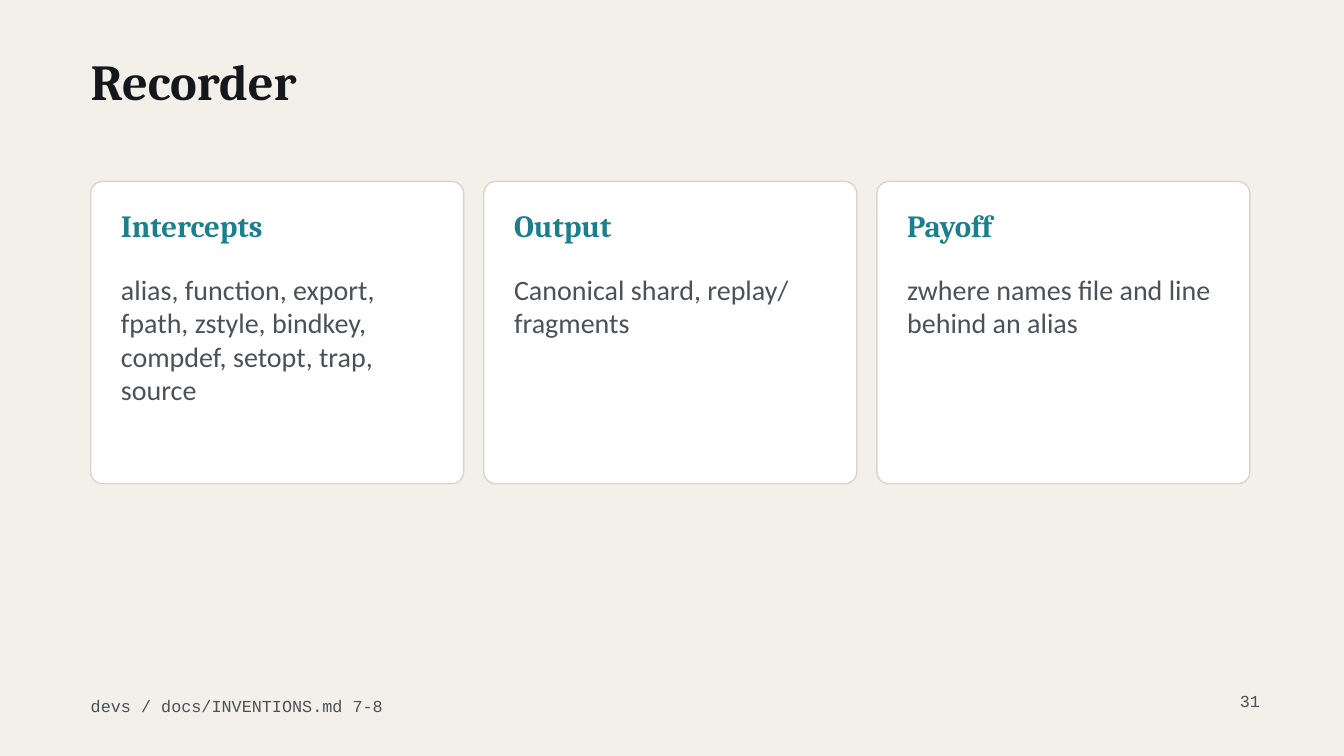
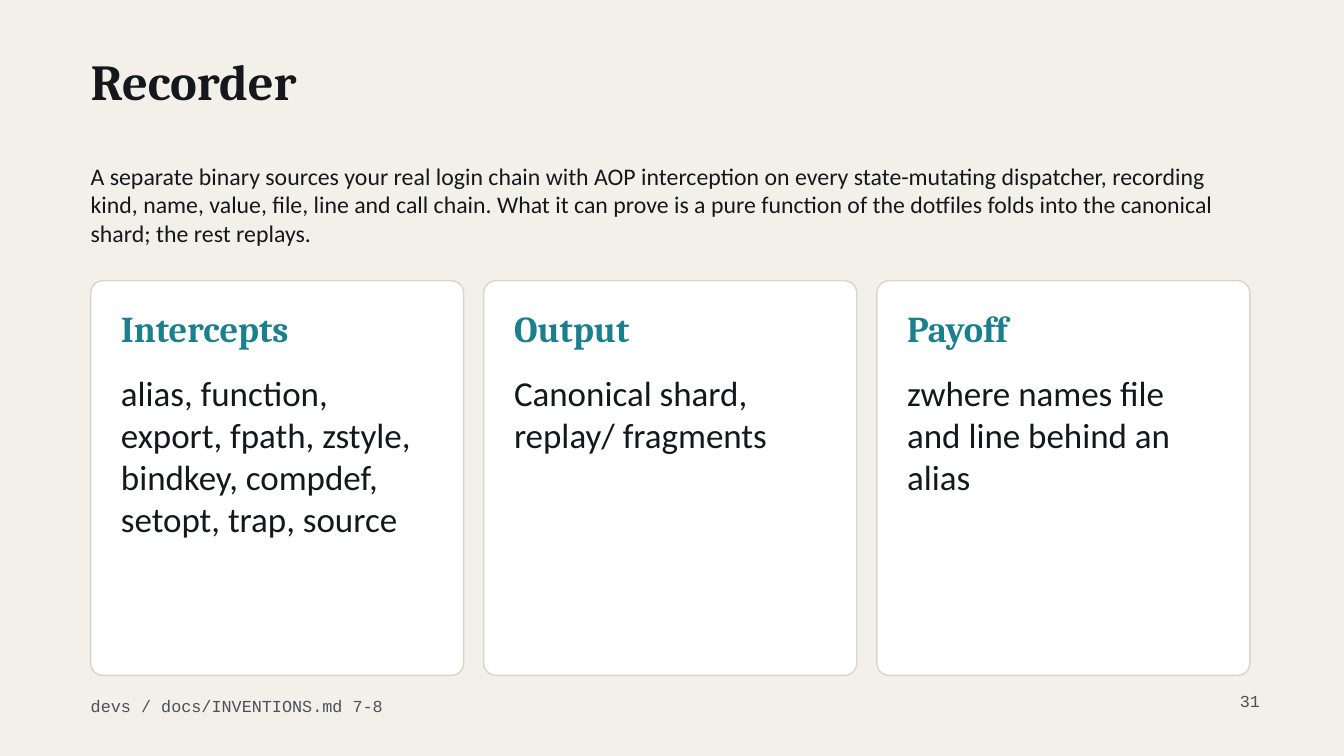
Before and after one commit to MenkeTechnologies/zshrs, a slide deck: slide 31 of docs/talk-devs.pptx. Drawn at 1344x756 pixels with LibreOffice and Linux fonts; fonts in the diff are those of the drawing; background and template pictures are left out. Boxes give left, top, right and bottom in pixels: in the first picture for what was removed or moved away, otherwise in the second. Text is boxed around its words. In the diff, an @@ line names an element or a change of style, - is before the commit and + after.

```diff
--- a/docs/talk-devs.pptx
+++ b/docs/talk-devs.pptx
@@ text added at [91, 168, 1212, 246], 17 pt, text #14181D @@
+A separate binary sources your real login chain with AOP interception on every state-mutating dispatcher, recording kind, name, value, file, line and call chain. What it can prove is a pure function of the dotfiles folds into the canonical shard; the rest replays.
@@ rounded rectangle: place and size @@
-rounded rectangle at [91, 181, 464, 484]
+rounded rectangle at [91, 281, 464, 676]
@@ rounded rectangle: place and size @@
-rounded rectangle at [484, 181, 857, 484]
+rounded rectangle at [484, 281, 857, 676]
@@ proportions changed in 3 elements at [91, 281, 464, 676], [484, 281, 857, 676], [877, 281, 1250, 676] @@
@@ rounded rectangle: place and size @@
-rounded rectangle at [877, 181, 1250, 484]
+rounded rectangle at [877, 281, 1250, 676]
@@ 3 texts: place and size @@
-3 texts at [121, 215, 992, 244]
+3 texts at [121, 316, 1007, 350]
@@ size 22 to 26 pt in 3 elements at [121, 317, 289, 350], [514, 317, 629, 350], [907, 316, 1007, 350] @@
@@ text "alias, function, export, fpath, zstyle, ...": place and size @@
-text "alias, function, export, fpath, zstyle, ..." at [121, 280, 374, 400]
+text "alias, function, export, fpath, zstyle, ..." at [121, 381, 410, 538]
@@ text "Canonical shard, replay/ fragments": place and size @@
-text "Canonical shard, replay/ fragments" at [514, 280, 788, 338]
+text "Canonical shard, replay/ fragments" at [514, 381, 767, 454]
@@ size 20 to 25 pt, text colour #4A5158 to #14181D in 3 elements at [121, 381, 410, 538], [514, 381, 767, 454], [907, 381, 1170, 491] @@
@@ text "zwhere names file and line ...": place and size @@
-text "zwhere names file and line ..." at [907, 280, 1210, 333]
+text "zwhere names file and line ..." at [907, 381, 1170, 491]
```
Also in this commit, not shown: 52 other slides changed, 2 other files.
